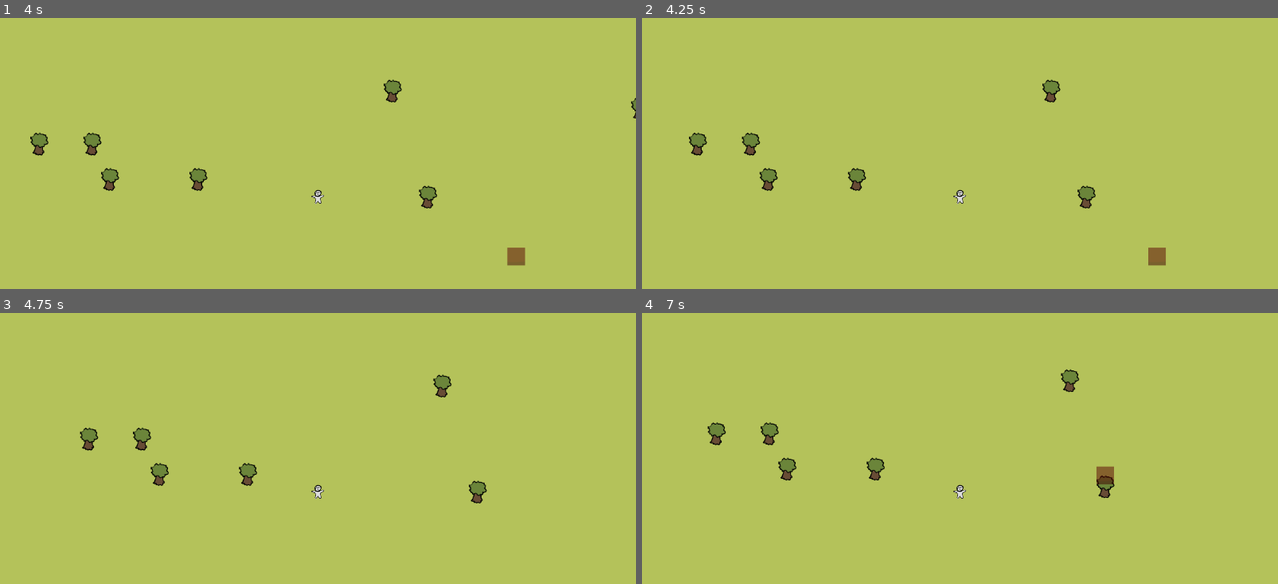
Above: before the commit, frames 1-4 (two rows, left to right).
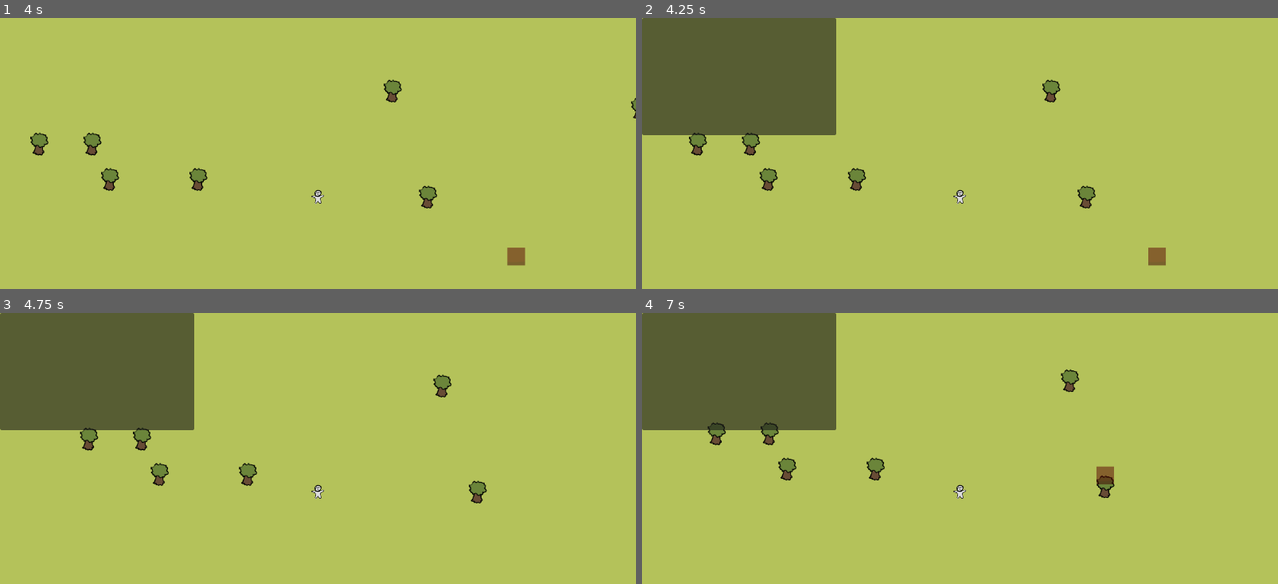
Above: after the commit, the same moments.

Repository: lawrencelin97/survival-game
Game: Godot game, scene res://scenes/main.tscn
Same seed, same stepped clock (60 frames per second), same inputs: the game is played once before the commit and once after it.
Inputs (mouse positions are in pixels of both pictures, inside the frame that each line leads up to):
- Up to frame 1 (4 s): tap Enter at 0.5 s; move the mouse to (457, 177) at 0.52 s; hold D (move_right) 0.53-1.28 s; hold B (build) 0.53-1.28 s; move the mouse to (190, 215) at 1.27 s; hold S (move_down) 1.28-2.03 s; tap B (build) at 1.35, 2.3, 3.05 s; move the mouse to (381, 118) at 2.02 s; hold D (move_right) 2.03-2.78 s; hold E (interact) 2.03-2.78 s; move the mouse to (286, 267) at 2.77 s; hold W (move_up) 2.78-3.53 s; tap Q (place_confirm) at 2.85 s; move the mouse to (508, 251) at 3.52 s; hold A (move_left) from 3.53 s (still down); hold B (build) from 3.53 s (still down)
- Up to frame 2 (4.25 s): keep holding A (move_left); keep holding B (build); tap Tab (toggle_inventory, bound only after the commit) at 4.15 s
- Up to frame 3 (4.75 s): keep holding A (move_left); move the mouse to (127, 437) at 4.27 s; release B (build) at 4.28 s; tap B (build) at 4.35 s
- Up to frame 4 (7 s): move the mouse to (991, 491) at 5.02 s; release A (move_left) at 5.03 s; hold S (move_down) 5.03-5.78 s; hold E (interact) 5.03-5.78 s; tap B (build) at 5.3, 6.05 s; move the mouse to (864, 402) at 5.77 s; hold D (move_right) 5.78-6.53 s; tap Q (place_confirm) at 5.85 s; move the mouse to (1099, 472) at 6.52 s; hold W (move_up) from 6.53 s (still down); hold B (build) from 6.53 s (still down)

Frame 1 is identical in both runs. In frame 2, 13% of the frame differs, in the area x 0-31%, y 0-44%; in frame 3, 13%; in frame 4, 13%.

Commit message:
added inventory ui

Diff:
--- a/project.godot
+++ b/project.godot
@@ -61,6 +61,11 @@
 "events": [Object(InputEventKey,"resource_local_to_scene":false,"resource_name":"","device":-1,"window_id":0,"alt_press …(191 unchanged characters)…
 ]
 }
+toggle_inventory={
+"deadzone": 0.2,
+"events": [Object(InputEventKey,"resource_local_to_scene":false,"resource_name":"","device":-1,"window_id":0,"alt_pressed":false,"shift_pressed":false,"ctrl_pressed":false,"meta_pressed":false,"pressed":false,"keycode":0,"physical_keycode":4194306,"key_label":0,"unicode":0,"location":0,"echo":false,"script":null)
+]
+}
 
 [physics]
 
--- a/resources/wall.tres
+++ b/resources/wall.tres
@@ -4,7 +4,7 @@
 [ext_resource type="Script" uid="uid://cekdvonujs1ki" path="res://scripts/resources/BuildingData.gd" id="2_mkqn6"]
 [ext_resource type="Resource" uid="uid://db6j7nftb3ydg" path="res://resources/wood_log.tres" id="2_w2sxg"]
 [ext_resource type="Texture2D" uid="uid://w53pco5kcq3a" path="res://art/wall.png" id="3_v4f6i"]
-[ext_resource type="PackedScene" uid="uid://byk1imfdajomp" path="res://scenes/wall.tscn" id="4_2odro"]
+[ext_resource type="PackedScene" uid="uid://byk1imfdajomp" path="res://scenes/structures/wall.tscn" id="4_2odro"]
 
 [sub_resource type="Resource" id="Resource_4emay"]
 script = ExtResource("1_wrb2w")
--- a/scenes/main.tscn
+++ b/scenes/main.tscn
@@ -1,9 +1,9 @@
 [gd_scene format=3 uid="uid://cx1u4sl8lari1"]
 
-[ext_resource type="PackedScene" uid="uid://dfmd14r3dx7c7" path="res://scenes/Player.tscn" id="1_0wfyh"]
+[ext_resource type="PackedScene" uid="uid://dfmd14r3dx7c7" path="res://scenes/player/Player.tscn" id="1_0wfyh"]
 [ext_resource type="Script" uid="uid://dahw6vqik3h1h" path="res://scripts/world/MapGenerator.gd" id="1_jyhfs"]
 [ext_resource type="Texture2D" uid="uid://wayofehg0x2t" path="res://art/basic tiles.png" id="1_sugp2"]
-[ext_resource type="PackedScene" uid="uid://c7olm5eujmlgc" path="res://scenes/Tree.tscn" id="2_0wfyh"]
+[ext_resource type="PackedScene" uid="uid://c7olm5eujmlgc" path="res://scenes/resource nodes/Tree.tscn" id="2_0wfyh"]
 
 [sub_resource type="TileSetAtlasSource" id="TileSetAtlasSource_jyhfs"]
 texture = ExtResource("1_sugp2")
@@ -31,3 +31,4 @@
 tile_set = SubResource("TileSet_tbgi4")
 
 [node name="Player" parent="." unique_id=216167271 instance=ExtResource("1_0wfyh")]
+speed = null
--- a/scenes/Player.tscn
+++ b/scenes/player/Player.tscn
@@ -7,6 +7,7 @@
 [ext_resource type="Script" uid="uid://cn6b5dp787u0v" path="res://scripts/components/HealthComponent.gd" id="3_cw2d6"]
 [ext_resource type="Script" uid="uid://b4b3hdleeq2q8" path="res://scripts/components/NeedComponent.gd" id="4_khinc"]
 [ext_resource type="Script" uid="uid://bwhq5h6qoe2fe" path="res://scripts/systems/PlacementManager.gd" id="5_bruh7"]
+[ext_resource type="PackedScene" uid="uid://ucfiwddnqwos" path="res://scenes/systems/inventory_ui.tscn" id="8_v42im"]
 
 [sub_resource type="CircleShape2D" id="CircleShape2D_6eyey"]
 radius = 12.0
@@ -44,3 +45,7 @@
 script = ExtResource("5_bruh7")
 
 [node name="Camera2D" type="Camera2D" parent="." unique_id=1005412890]
+
+[node name="InventoryUILayer" type="CanvasLayer" parent="." unique_id=1032238335]
+
+[node name="InventoryUI" parent="InventoryUILayer" unique_id=1319094265 instance=ExtResource("8_v42im")]
--- /dev/null
+++ b/scenes/systems/inventory_slot.tscn
@@ -0,0 +1,18 @@
+[gd_scene format=3 uid="uid://c08qy5ulpi0io"]
+
+[ext_resource type="Script" uid="uid://0ar458rt24m8" path="res://scripts/systems/InventorySlot.gd" id="1_a131h"]
+
+[node name="InventorySlot" type="Panel" unique_id=1310757559]
+script = ExtResource("1_a131h")
+
+[node name="Icon" type="TextureRect" parent="." unique_id=1230011435]
+layout_mode = 0
+offset_right = 40.0
+offset_bottom = 40.0
+
+[node name="AmountLabel" type="Label" parent="." unique_id=1946602455]
+layout_mode = 0
+offset_right = 40.0
+offset_bottom = 23.0
+horizontal_alignment = 2
+vertical_alignment = 2
--- /dev/null
+++ b/scenes/systems/inventory_ui.tscn
@@ -0,0 +1,21 @@
+[gd_scene format=3 uid="uid://ucfiwddnqwos"]
+
+[ext_resource type="Script" uid="uid://2r75btl74b62" path="res://scripts/systems/InventoryUI.gd" id="1_8nj0w"]
+[ext_resource type="PackedScene" uid="uid://c08qy5ulpi0io" path="res://scenes/systems/inventory_slot.tscn" id="2_niqeu"]
+
+[node name="InventoryUi" type="Control" unique_id=1991036544]
+layout_mode = 3
+anchors_preset = 0
+script = ExtResource("1_8nj0w")
+slot_scene = ExtResource("2_niqeu")
+
+[node name="Panel" type="Panel" parent="." unique_id=833017917]
+layout_mode = 0
+offset_right = 352.0
+offset_bottom = 212.0
+
+[node name="GridContainer" type="GridContainer" parent="Panel" unique_id=872059237]
+layout_mode = 0
+offset_right = 352.0
+offset_bottom = 213.0
+columns = 5
--- a/scripts/player/Player.gd
+++ b/scripts/player/Player.gd
@@ -9,18 +9,20 @@
 #  ├─ Inventory (Node, Inventory.gd)
 #  ├─ HealthComponent (Node, HealthComponent.gd)
 #  ├─ HungerNeed (Node, NeedComponent.gd — set need_name = "hunger")
-#  └─ PlacementManager (Node2D, PlacementManager.gd)
+#  ├─ PlacementManager (Node2D, PlacementManager.gd)
+#  └─ InventoryUILayer (CanvasLayer)
+#       └─ InventoryUI (Control, InventoryUI.gd — full rect, starts hidden)
 
 @export var speed := 120.0
+
+@export var wall_building: BuildingData  # temporary — assign wall.tres in the Inspector for now
 
 @onready var interaction_area: Area2D = $InteractionArea
 @onready var inventory: Inventory = $Inventory
 @onready var health: HealthComponent = $HealthComponent
 @onready var hunger: NeedComponent = $HungerNeed
 @onready var placement: PlacementManager = $PlacementManager
-
-@export var wall_building: BuildingData  # temporary — assign wall.tres in the Inspector for now
-
+@onready var inventory_ui: InventoryUI = $InventoryUILayer/InventoryUI
 
 func _ready() -> void:
 	# Wire the systems that need each other's references. Doing this here
@@ -28,6 +30,7 @@
 	# Inventory/PlacementManager reusable for non-player entities later.
 	placement.inventory = inventory
 	hunger.depleted.connect(_on_hunger_depleted)
+	inventory_ui.open_for(inventory)
 
 func _physics_process(_delta: float) -> void:
 	var input_dir := Input.get_vector("move_left", "move_right", "move_up", "move_down")
@@ -47,6 +50,8 @@
 			placement.cancel_placement()
 		else:
 			placement.start_placement(wall_building)
+	elif event.is_action_pressed("toggle_inventory"):
+		inventory_ui.toggle()
 
 func _try_interact() -> void:
 	var nearest: Interactable = null
@@ -70,3 +75,5 @@
 #   interact       (e.g. E)
 #   place_confirm  (e.g. Left Click)
 #   place_cancel   (e.g. Right Click / Escape)
+#   build_wall     (e.g. "1")
+#   toggle_inventory (e.g. "I" or Tab)
--- /dev/null
+++ b/scripts/systems/InventorySlot.gd
@@ -0,0 +1,23 @@
+extends Panel
+class_name InventorySlot
+# Scene structure:
+# InventorySlot (Panel, this script)
+#  ├─ Icon (TextureRect, centered, expand mode "Keep Aspect Centered")
+#  └─ AmountLabel (Label, bottom-right anchored)
+#
+# WHY this is its own tiny scene rather than InventoryUI drawing squares
+# directly in code: GridContainer just arranges child *nodes* — it doesn't
+# care what they are. Making each slot a real scene means you can visually
+# tweak slot styling (borders, hover highlight, drag-and-drop later) in the
+# editor instead of hand-writing style boxes in GDScript.
+
+@onready var icon: TextureRect = $Icon
+@onready var amount_label: Label = $AmountLabel
+
+func set_slot_data(item: ItemData, amount: int) -> void:
+	if item == null or amount <= 0:
+		icon.texture = null
+		amount_label.text = ""
+		return
+	icon.texture = item.icon
+	amount_label.text = str(amount) if amount > 1 else ""
--- /dev/null
+++ b/scripts/systems/InventoryUI.gd
@@ -0,0 +1,51 @@
+extends Control
+class_name InventoryUI
+# Scene structure:
+# InventoryUI (Control, this script — set to full rect, start hidden)
+#  └─ Panel
+#       └─ GridContainer (Columns = 5, matching the mockup layout)
+#            (InventorySlot instances added here at runtime)
+#
+# WHY this reads from Inventory via a signal instead of polling every frame:
+# Inventory already emits `inventory_changed` whenever slots are added to or
+# removed from. Connecting to that means the UI only redraws on actual
+# change, and — more importantly — it means InventoryUI never needs its own
+# copy of inventory state; it's a pure reflection of Inventory.slots.
+
+@export var slot_scene: PackedScene  # InventorySlot.tscn
+
+@onready var grid: GridContainer = $Panel/GridContainer
+
+var inventory: Inventory
+var _slot_nodes: Array[InventorySlot] = []
+
+func _ready() -> void:
+	visible = false
+
+func open_for(target_inventory: Inventory) -> void:
+	inventory = target_inventory
+	if not inventory.inventory_changed.is_connected(_refresh):
+		inventory.inventory_changed.connect(_refresh)
+	_build_slots()
+	_refresh()
+
+func _build_slots() -> void:
+	for child in grid.get_children():
+		child.queue_free()
+	_slot_nodes.clear()
+	for i in inventory.slots.size():
+		var slot: InventorySlot = slot_scene.instantiate()
+		grid.add_child(slot)
+		_slot_nodes.append(slot)
+
+func _refresh() -> void:
+	for i in inventory.slots.size():
+		if i >= _slot_nodes.size():
+			break
+		var data: Dictionary = inventory.slots[i]
+		_slot_nodes[i].set_slot_data(data.item, data.amount)
+
+func toggle() -> void:
+	visible = not visible
+	if visible:
+		_refresh()  # catch up on anything that changed while closed
Renamed: scenes/Tree.tscn -> scenes/resource nodes/Tree.tscn
Renamed: scenes/wall.tscn -> scenes/structures/wall.tscn
Not shown, added: scripts/systems/InventorySlot.gd.uid
Not shown, added: scripts/systems/InventoryUI.gd.uid
